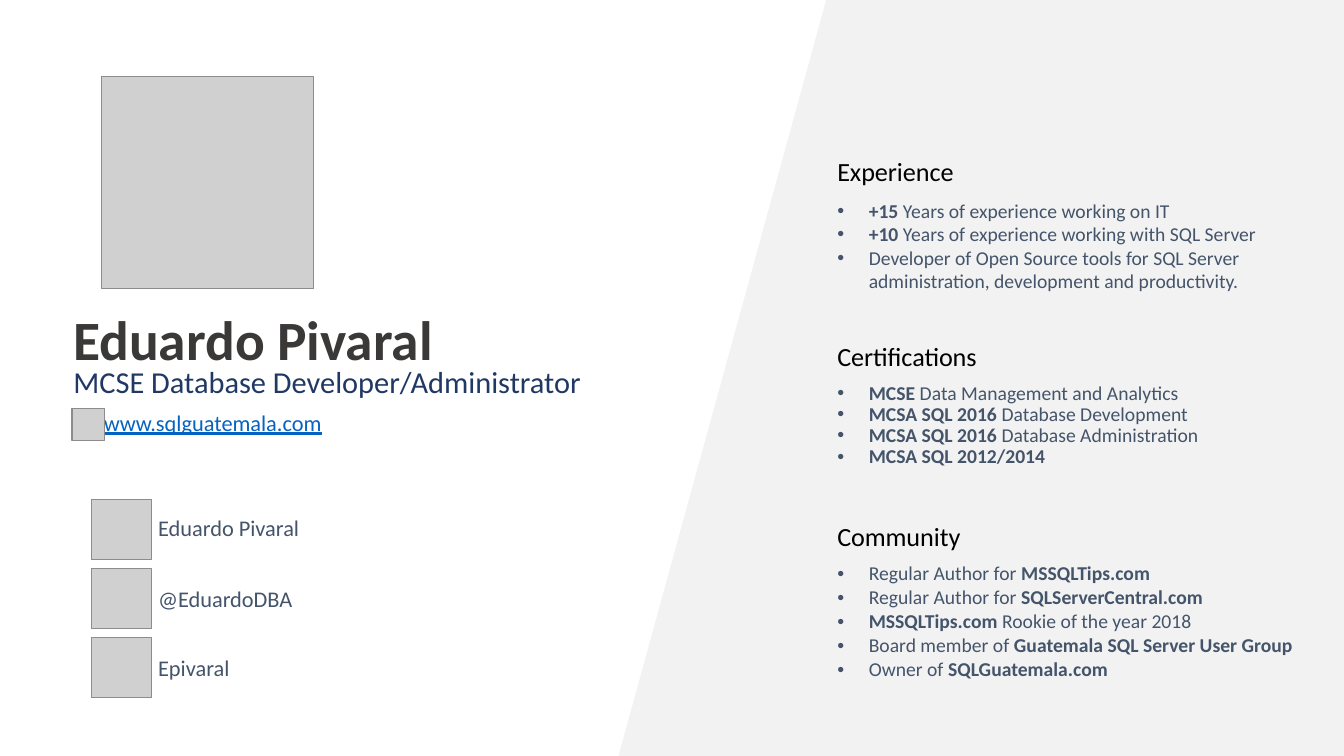
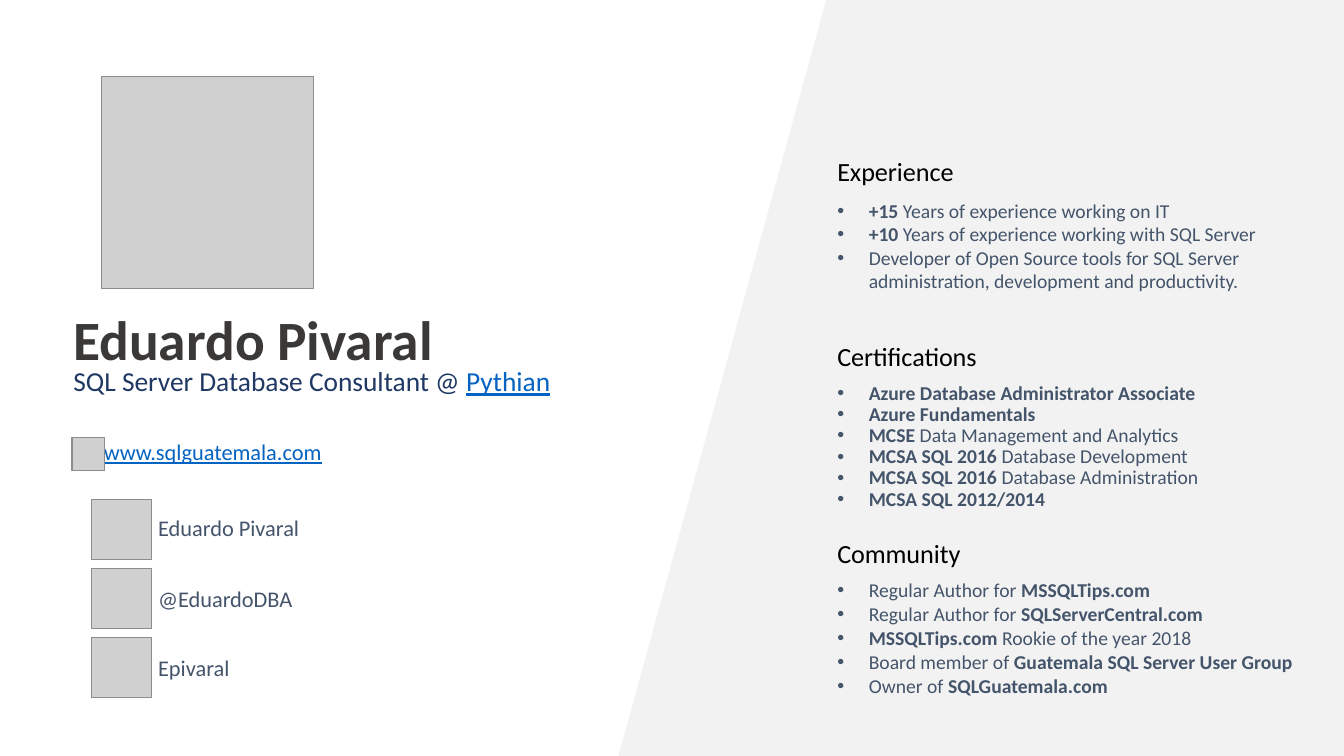
Before and after one commit to Epivaral/Sessions, a slide deck: slide 4 of Azure Data Studio/Getting Started ADS.pptx (slide 2 before the commit). Drawn at 1344x756 pixels with LibreOffice and Linux fonts; fonts in the diff are those of the drawing; grey boxes stand for pictures. Boxes give left, top, right and bottom in pixels: in the first picture for what was removed or moved away, otherwise in the second. Text is boxed around its words. In the diff, an @@ line names an element or a change of style, - is before the commit and + after.

```diff
--- a/Azure Data Studio/Getting Started ADS.pptx
+++ b/Azure Data Studio/Getting Started ADS.pptx
@@ text at (73, 372, 550, 396): text changed; size 21.7 to 19.6 pt @@
-MCSE Database Developer/Administrator
+SQL Server Database Consultant @ Pythian
@@ text at (869, 386, 1195, 421): paragraphs added @@
+• Azure Database Administrator Associate
+• Azure Fundamentals
@@ picture: place and size @@
-picture at (72, 408, 104, 441)
+picture at (72, 438, 104, 470)
@@ text "www.sqlguatemala.com": place and size @@
-text "www.sqlguatemala.com" at (104, 412, 322, 437)
+text "www.sqlguatemala.com" at (104, 442, 322, 467)
@@ text "Community": place and size @@
-text "Community" at (837, 528, 960, 551)
+text "Community" at (837, 545, 960, 568)
@@ text "Regular Author for MSSQLTips.com": place and size @@
-text "Regular Author for MSSQLTips.com" at (869, 566, 1293, 679)
+text "Regular Author for MSSQLTips.com" at (869, 583, 1293, 696)
```
Also in this commit, not shown: 5 other slides changed, 3 slides added, 5 other files.
